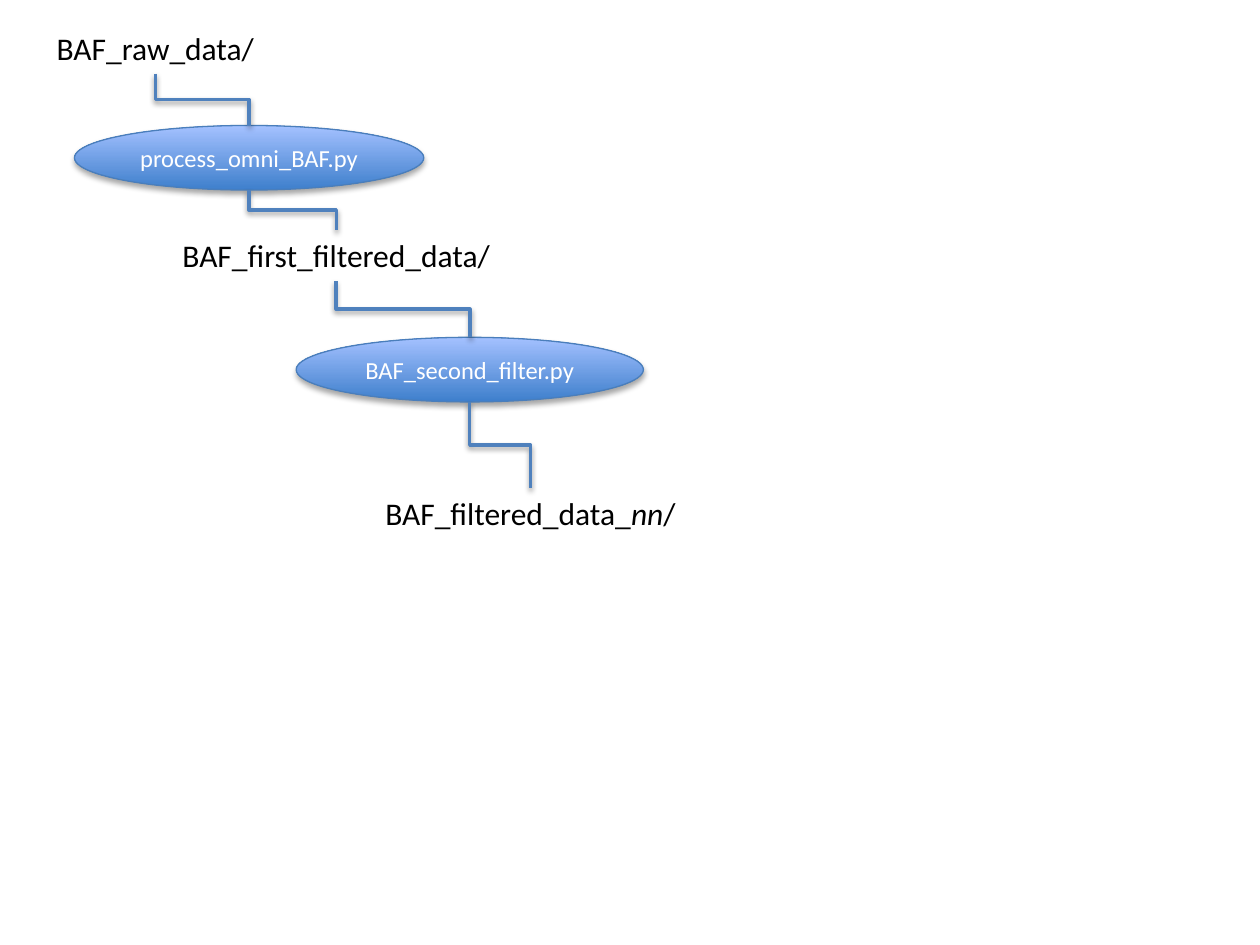
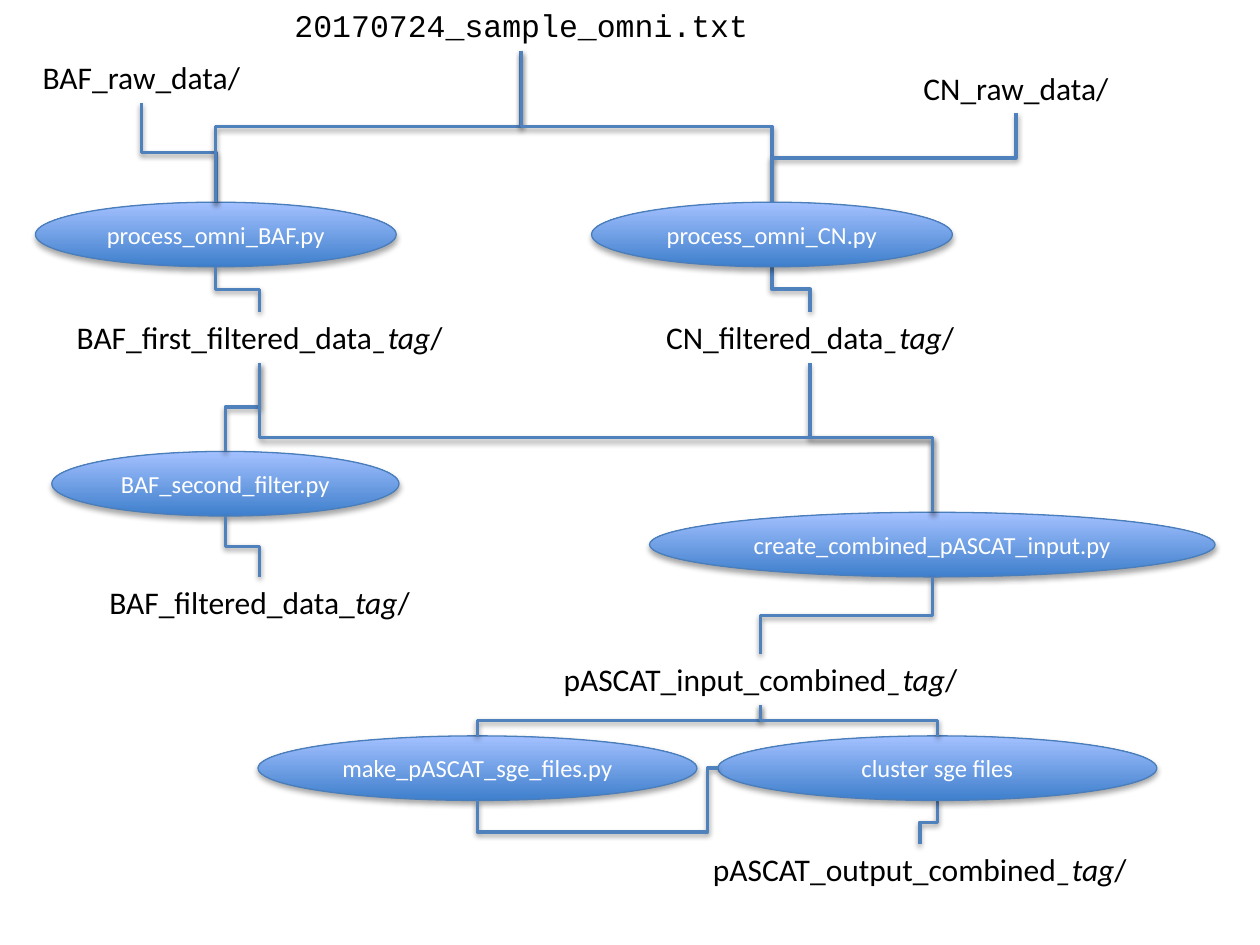
Before and after one commit to luciansmith/kuhner-python, a slide deck: slide 1 of Python program structure.pptx. Drawn at 1260x945 pixels with LibreOffice and Linux fonts; fonts in the diff are those of the drawing. Boxes give left, top, right and bottom in pixels: in the first picture for what was removed or moved away, otherwise in the second. Text is boxed around its words. In the diff, an @@ line names an element or a change of style, - is before the commit and + after.

Commit message:
Updated Python program powerpower, and updated other programs to filter cnvi.

```diff
--- a/Python program structure.pptx
+++ b/Python program structure.pptx
@@ text added at (294,14,748,44), 18 pt, text #000000 @@
+20170724_sample_omni.txt
@@ text "BAF_raw_data/": place and size @@
-text "BAF_raw_data/" at (57,38,254,65)
+text "BAF_raw_data/" at (43,67,240,94)
@@ elbow line added from (215, 203) to (522, 50), #4F81BD 2 pt @@
@@ elbow line added from (522, 50) to (772, 203), #4F81BD 2 pt @@
@@ text added at (923,78,1108,105), 18 pt, text #000000 @@
+CN_raw_data/
@@ elbow line moved from (155, 73) - (249, 126) to (141, 103) - (215, 203) @@
@@ elbow line added from (1016, 113) to (772, 203), #4F81BD 2 pt @@
@@ ellipse "process_omni_BAF.py": place and size @@
-ellipse "process_omni_BAF.py" at (74,126,423,190)
+ellipse "process_omni_BAF.py" at (35,203,396,267)
@@ ellipse added at (591,203,951,267), fill gradient #3F80CE to #A4C4FF, outline #4B7EBC 0.75 pt, 14 pt, text #FFFFFF @@
+process_omni_CN.py
@@ elbow line moved from (249, 190) - (336, 231) to (215, 267) - (260, 311) @@
@@ elbow line added from (810, 311) to (772, 267), #4F81BD 2 pt @@
@@ elbow line removed from (470, 338) to (336, 281) @@
@@ text at (77,327,443,355): text changed @@
-BAF_first_filtered_data/
+BAF_first_filtered_data_tag/
@@ text added at (666,327,954,355), 18 pt, text #000000 @@
+CN_filtered_data_tag/
@@ elbow line added from (226, 451) to (260, 363), #4F81BD 2 pt @@
@@ elbow line moved from (470, 402) - (530, 489) to (932, 513) - (260, 363) @@
@@ elbow line added from (932, 513) to (810, 363), #4F81BD 2 pt @@
@@ ellipse "BAF_second_filter.py": place and size @@
-ellipse "BAF_second_filter.py" at (296,338,644,402)
+ellipse "BAF_second_filter.py" at (52,451,399,515)
@@ elbow line added from (226, 517) to (260, 577), #4F81BD 2 pt @@
@@ ellipse added at (650,513,1216,577), fill gradient #3F80CE to #A4C4FF, outline #4B7EBC 0.75 pt, 14 pt, text #FFFFFF @@
+create_combined_pASCAT_input.py
@@ text at (109,592,409,620): text changed @@
-BAF_filtered_data_nn/
+BAF_filtered_data_tag/
@@ elbow line added from (761, 654) to (932, 577), #4F81BD 2 pt @@
@@ text added at (564,669,958,697), 18 pt, text #000000 @@
+pASCAT_input_combined_tag/
@@ elbow line added from (478, 736) to (761, 704), #4F81BD 2 pt @@
@@ elbow line added from (937, 736) to (761, 704), #4F81BD 2 pt @@
@@ ellipse added at (258,736,697,800), fill gradient #3F80CE to #A4C4FF, outline #4B7EBC 0.75 pt, 14 pt, text #FFFFFF @@
+make_pASCAT_sge_files.py
@@ ellipse added at (718,736,1157,800), fill gradient #3F80CE to #A4C4FF, outline #4B7EBC 0.75 pt, 14 pt, text #FFFFFF @@
+cluster sge files
@@ elbow line added from (478, 800) to (718, 769), #4F81BD 2 pt @@
@@ elbow line added from (920, 844) to (937, 800), #4F81BD 2 pt @@
@@ text added at (713,859,1127,887), 18 pt, text #000000 @@
+pASCAT_output_combined_tag/
```
Also in this commit, not shown: 2 slides added, 3 other files.
